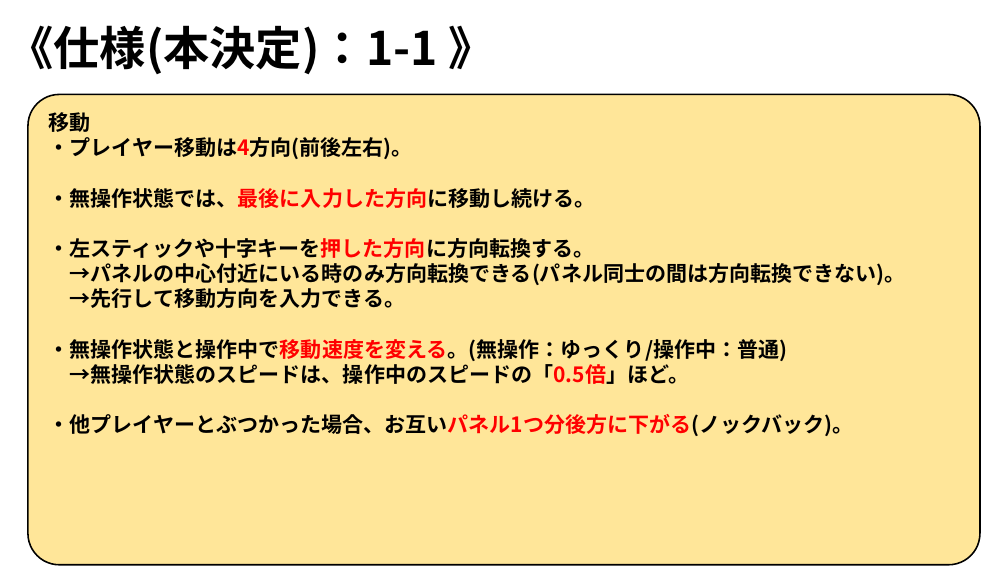
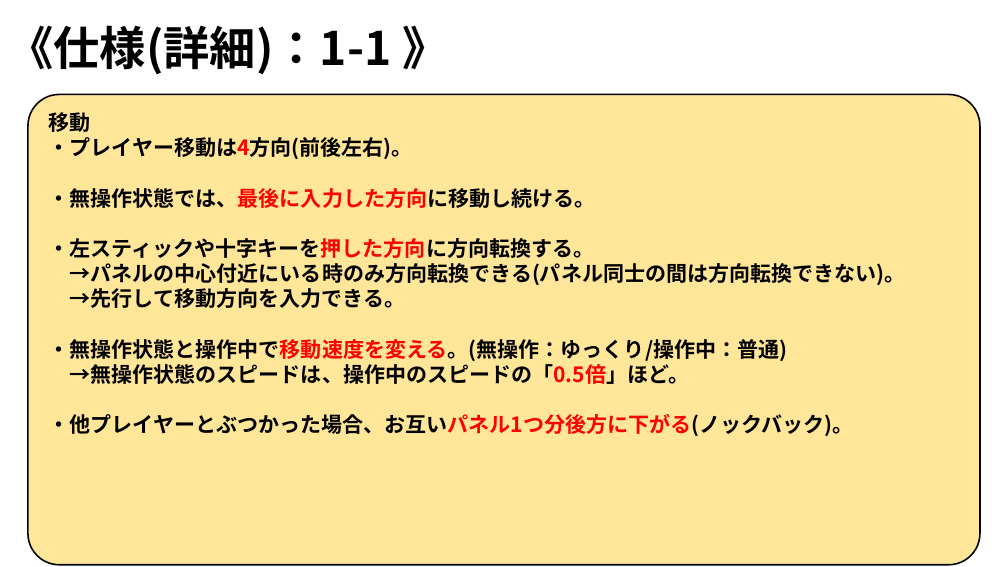
Before and after one commit to ARITA-MEIGEN/C-Team001, a slide deck: slide 37 of data/GS3_チーム2_仕様書.pptx. Drawn at 1008x567 pixels with LibreOffice and Linux fonts; fonts in the diff are those of the drawing; background and template pictures are left out. Boxes give left, top, right and bottom in pixels: in the first picture for what was removed or moved away, otherwise in the second. Text is boxed around its words. In the diff, an @@ line names an element or a change of style, - is before the commit and + after.

Commit message:
仕様書編集

```diff
--- a/data/GS3_チーム2_仕様書.pptx
+++ b/data/GS3_チーム2_仕様書.pptx
@@ text at (x1=7, y1=25, x2=448, y2=74): text changed @@
-《仕様(本決定)：1-1 》
+《仕様(詳細)：1-1 》
```
Also in this commit, not shown: 5 other slides changed, 2 slides added.
